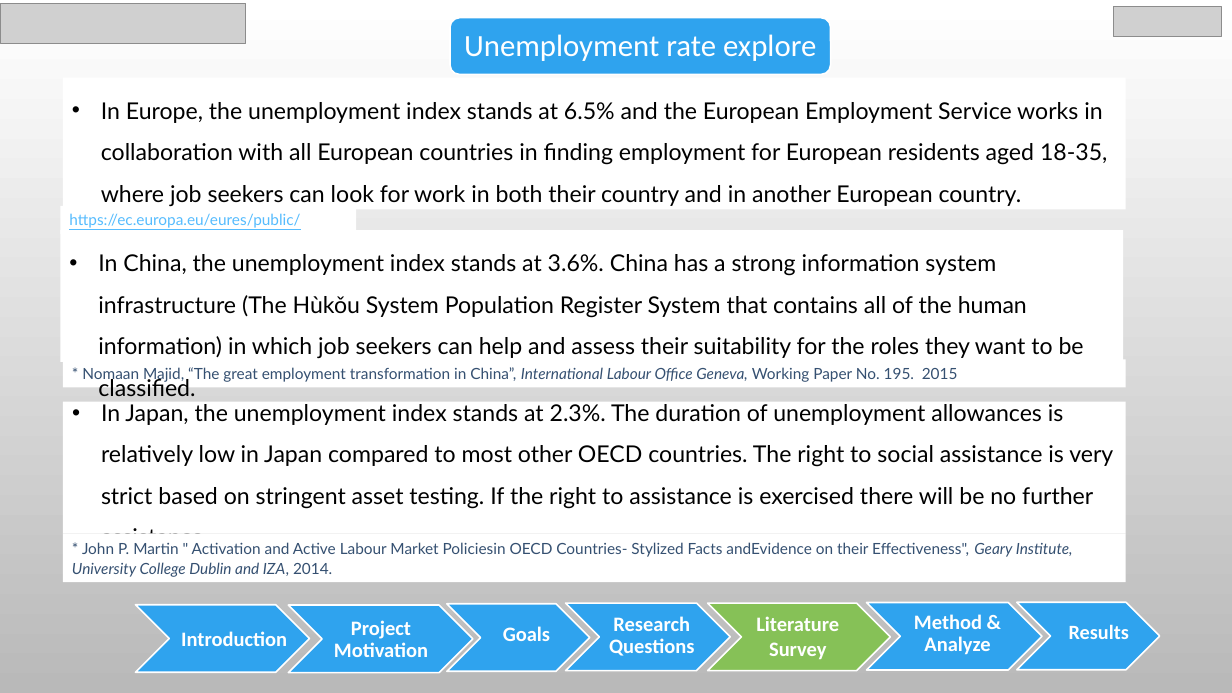
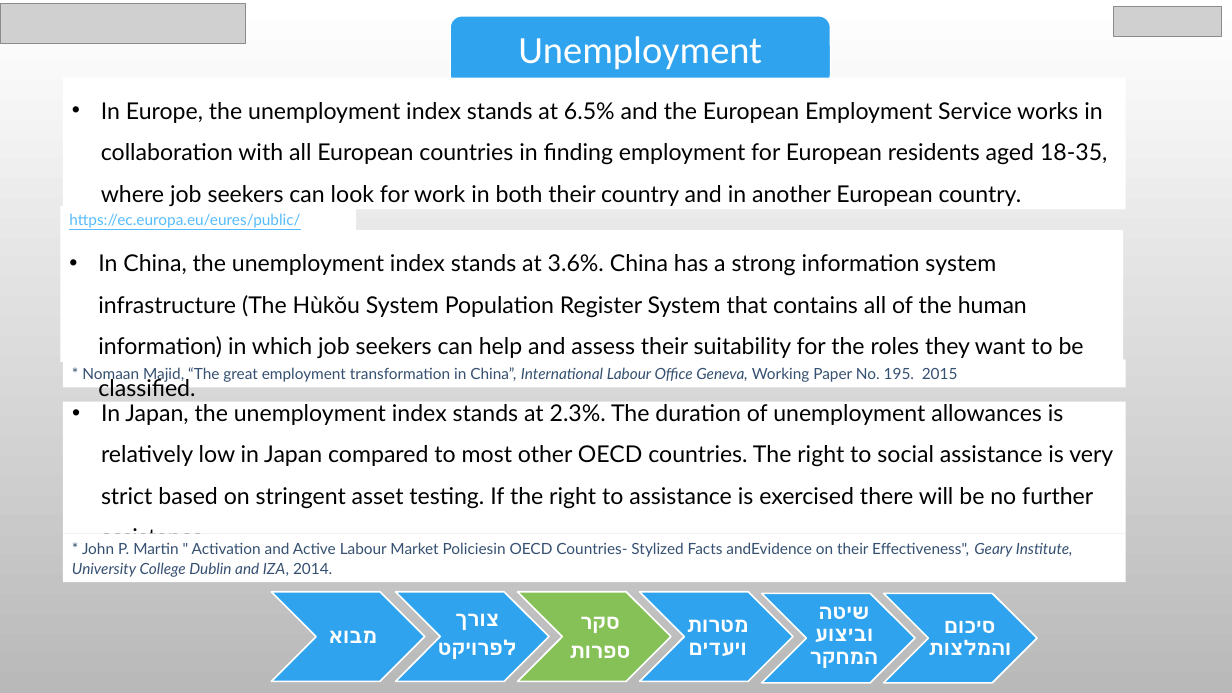
Before and after one commit to chen890/Final-Research-Project---IES, a slide deck: slide 9 of English Final Project.pptx (slide 10 before the commit). Drawn at 1232x693 pixels with LibreOffice and Linux fonts; fonts in the diff are those of the drawing; grey boxes stand for pictures; background and template pictures are left out. Boxes give left, top, right and bottom in pixels: in the first picture for what was removed or moved away, otherwise in the second. Text is boxed around its words. In the diff, an @@ line names an element or a change of style, - is before the commit and + after.

```diff
--- a/English Final Project.pptx
+++ b/English Final Project.pptx
@@ rounded rectangle resized from (x1=450, y1=18, x2=831, y2=74) to (x1=450, y1=16, x2=831, y2=87) @@
@@ text at (x1=518, y1=36, x2=762, y2=70): text changed; size 24 to 30 pt @@
-Unemployment rate explore
+Unemployment
@@ chevron resized from (x1=288, y1=605, x2=473, y2=673) to (x1=272, y1=592, x2=425, y2=681) @@
@@ chevron resized from (x1=447, y1=604, x2=591, y2=671) to (x1=396, y1=592, x2=549, y2=681) @@
@@ chevron added at (x1=518, y1=592, x2=671, y2=681), fill #86C157, outline #FFFFFF 1.25 pt @@
@@ chevron resized from (x1=566, y1=604, x2=730, y2=671) to (x1=640, y1=592, x2=793, y2=681) @@
@@ chevron resized from (x1=708, y1=604, x2=891, y2=671) to (x1=762, y1=593, x2=915, y2=683) @@
@@ chevron at (x1=762, y1=593, x2=915, y2=683): fill #86C157 to #2FA3EE @@
@@ chevron resized from (x1=867, y1=603, x2=1043, y2=670) to (x1=884, y1=593, x2=1037, y2=683) @@
@@ chevron removed at (x1=136, y1=605, x2=310, y2=673) @@
@@ text removed at (x1=334, y1=620, x2=428, y2=657) @@
-Project Motivation
@@ text added at (x1=438, y1=613, x2=517, y2=659), 16 pt, text #FFFFFF, bold @@
+צורך
+לפרויקט
@@ text removed at (x1=503, y1=626, x2=550, y2=641) @@
-Goals
@@ text added at (x1=569, y1=616, x2=630, y2=658), 16 pt, text #FFFFFF, bold @@
+סקר
+ספרות
@@ text removed at (x1=609, y1=616, x2=694, y2=656) @@
-Research Questions
@@ text added at (x1=687, y1=619, x2=749, y2=656), 16 pt, text #FFFFFF, bold @@
+מטרות ויעדים
@@ text removed at (x1=756, y1=616, x2=839, y2=659) @@
-Literature Survey
@@ text added at (x1=810, y1=606, x2=878, y2=668), 16 pt, text #FFFFFF, bold @@
+שיטה וביצוע המחקר
@@ text removed at (x1=914, y1=614, x2=990, y2=655) @@
-Method & Analyze
@@ text added at (x1=928, y1=621, x2=1011, y2=655), 15.8 pt, text #FFFFFF, bold @@
+סיכום והמלצות
@@ chevron removed at (x1=1017, y1=603, x2=1160, y2=670) @@
@@ text removed at (x1=1069, y1=624, x2=1129, y2=639) @@
-Results
@@ text removed at (x1=181, y1=631, x2=287, y2=646) @@
-Introduction
@@ text added at (x1=329, y1=630, x2=377, y2=643), 16 pt, text #FFFFFF, bold @@
+מבוא
```
Also in this commit, not shown: 26 other slides changed, 2 other files.
